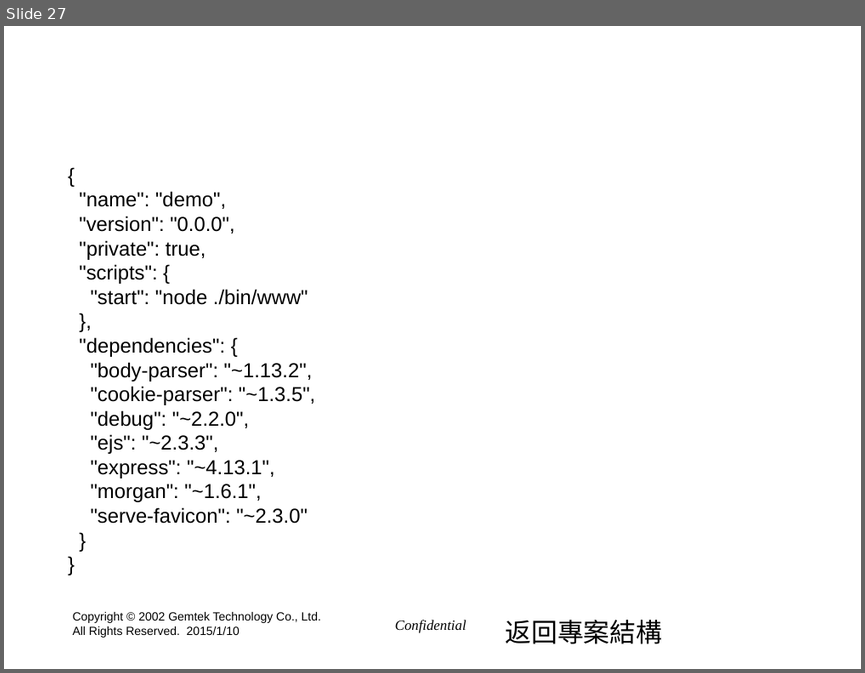
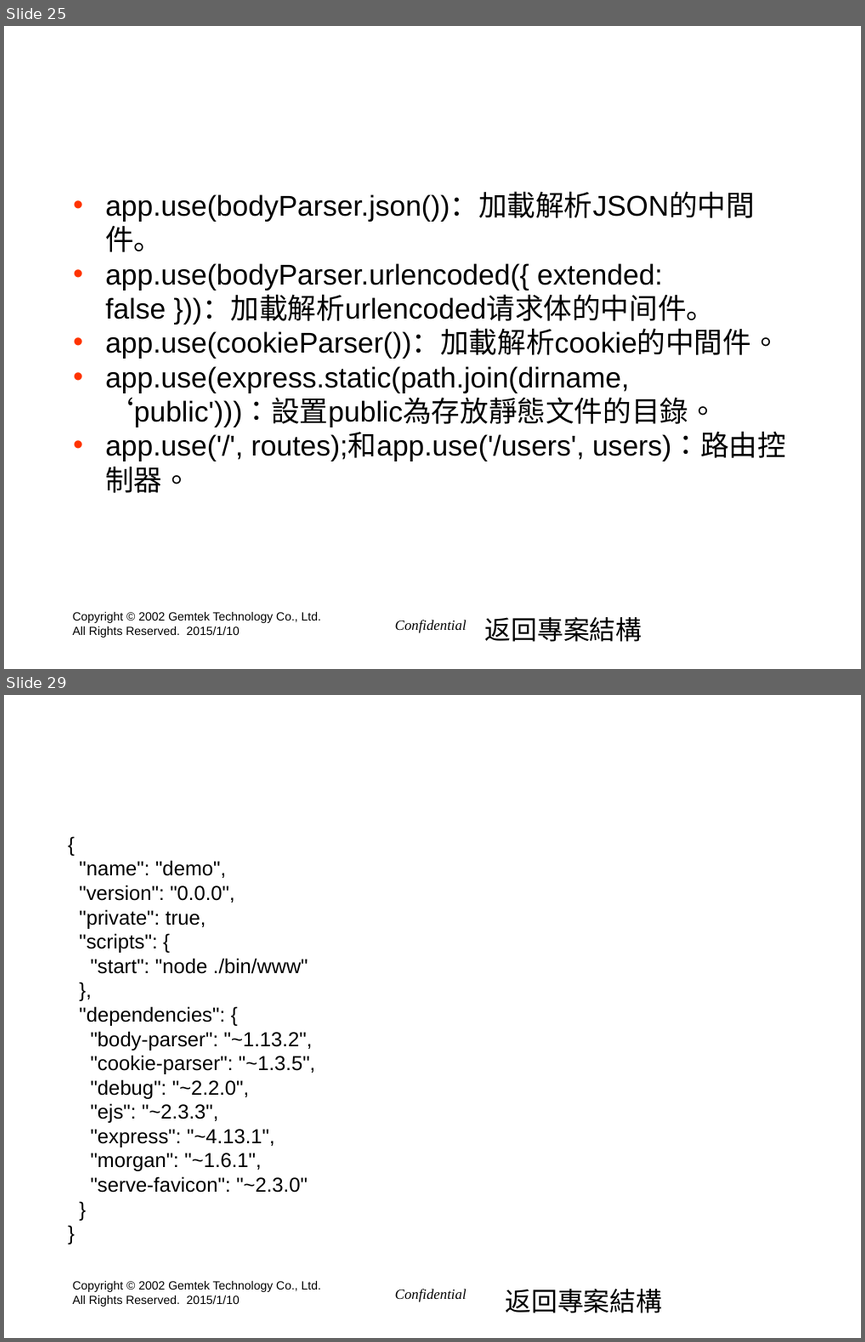
Before and after one commit to hyper570908/demo2, a slide deck: doc/GIot_Session2(win7).pptx. Shown one above the other, each under a label of ours: slide 27 before the commit, slides 25 and 29 after it; the slides between them are not shown. The pictures are 865x673 and 865x1342 pixels, drawn with LibreOffice and Linux fonts; fonts in the diff are those of the drawing; background and template pictures are left out. Boxes give left, top, right and bottom in pixels: in the first picture for what was removed or moved away, otherwise in the second. Text is boxed around its words. In the diff, an @@ line names an element or a change of style, - is before the commit and + after.

```diff
--- a/doc/GIot_Session2(win7).pptx
+++ b/doc/GIot_Session2(win7).pptx
@@ slide 25 added at (4,26,861,669), background picture (left out); not listed: 2 template elements that a slide beside it also shows @@
@@ title added at (53,26,782,108), 40 pt, text #FFFFFF @@
+app.js入口檔案
@@ text added at (105,193,786,493), 24 pt, text #000000 @@
+• app.use(bodyParser.json())：加載解析JSON的中間件。
+• app.use(bodyParser.urlencoded({ extended: false }))：加載解析urlencoded请求体的中间件。
+• app.use(cookieParser())：加載解析cookie的中間件。
+• app.use(express.static(path.join(dirname, ‘public')))：設置public為存放靜態文件的目錄。
+• app.use('/', routes);和app.use('/users', users)：路由控制器。
@@ text added at (485,617,642,641), 22 pt, text #000000 @@
+返回專案結構
@@ what was slide 27 is now slide 29 @@
```
Also in this commit, not shown: 8 slides changed, 1 other slide added, 2 other files.
